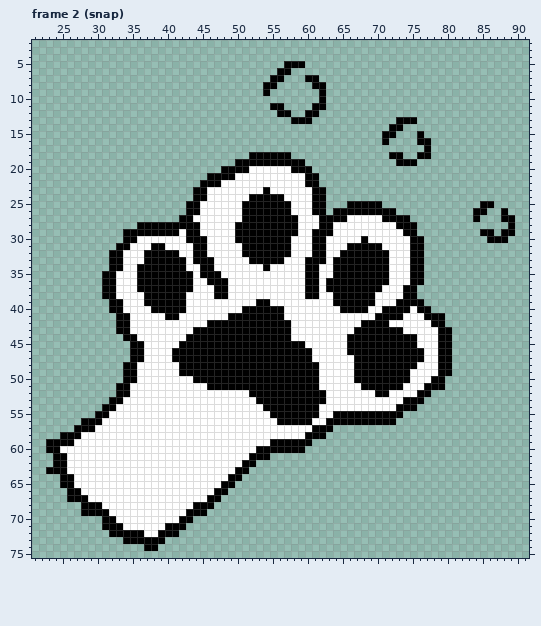
File history of a pixel-art file, skill/shoulder-tap/ui/sprites/skins/cat-paw/snap.aseprite. The picture above was drawn from the file before the commit.
96x80 pixels, 9 frames. Shown: frame 2 (snap): x 21..91, y 2..75. The commit also changed other frames, which this record leaves out.
The result:
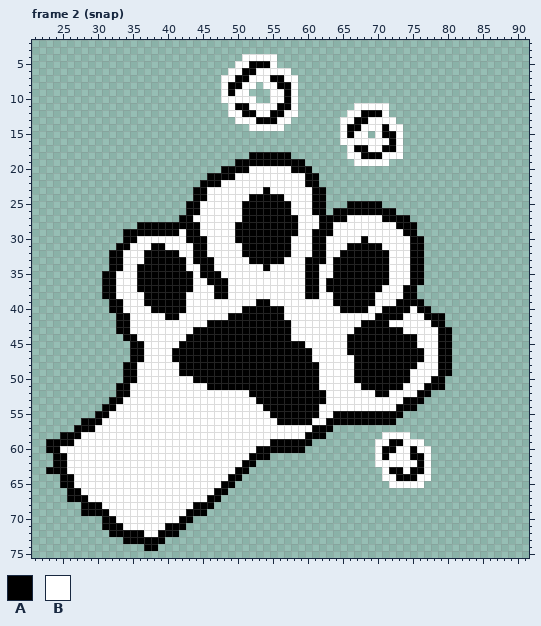
Palette (. is transparent): A #000000  B #ffffff
The exact change:
layer "Puff white backing - 1px" added
Changed rows in their new state; - is an unchanged pixel.
Frame 2 (snap), layers "Action puffs - cat only", "Puff white backing - 1px":
first column x 48:
 4 ---BBBBB----------------------
 5 --BBAAAB-...------------------
 6 -BBAABBBBB--------------------
 7 BBAABBB--BB-..----------------
 8 BAABB-BBAAB--..---------------
 9 BABB--.BBAB---.---------------
10 BBBBB--BBAB---.---------------
11 -BAABBBB-AB--..----BBBBB------
12 -BBAABBA-BB-..----BBAAAB------
13 --BBBAAABB...----BBAABBBB...--
14 ----BBBBB--------BAABBBABB----
15 -----------------BABB-B--B--.-
16 -----------------BBBBBBBAB--..
17 ------------------BAABBAAB---.
18 ------------------BBAAABBB--..
19 -------------------BBBBB-...--
first column x 84:
25 -..---
26 ..--.-
27 .---..
28 -----.
29 -..-..
30 --...-
first column x 70:
58 -BBBB---
59 BBAABBB-
60 BAABBABB
61 BABBBAAB
62 BBBBBBAB
63 -BAABAAB
64 -BBAAABB
65 --BBBBB-
Boxes around the changes in both pictures, in picture pixels (x1, y1, x2, y2):
changed: (221, 54, 431, 166)
erased: (473, 201, 515, 243)
added: (375, 432, 431, 488)
